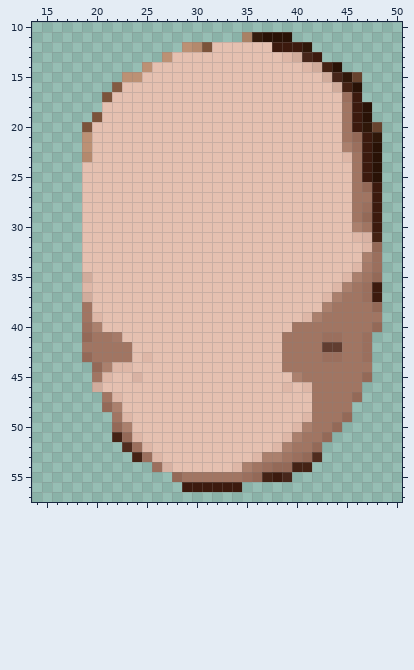
Two states of a pixel-art sprite, res/face/face_1_f.png. That is the earlier state.
The file is 64x64 pixels. Colours within 5 levels of each other are drawn and written as one. Shown: x 14..50, y 10..57.
New version:
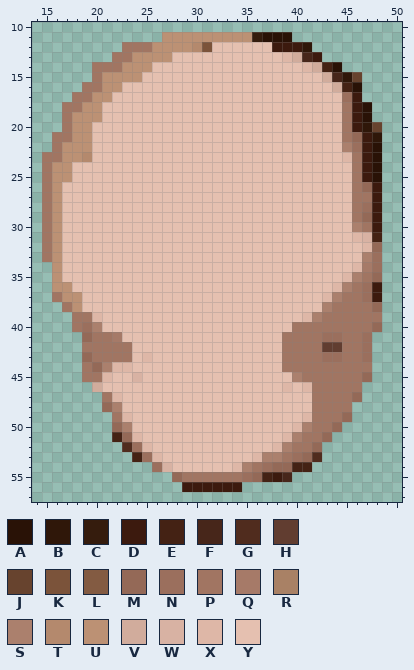
Palette (. is transparent): A #291206  B #2f1709  C #351c0d  D #3c1a0e  E #442214  F #47261a  G #502c1e  H #613d30  J #67432e  K #7b533a  L #835b42  M #946957  N #9b6f5d  P #a17562  Q #a67a68  R #a98165  S #ab806d  T #b4896d  U #bc9174  V #d1ac9c  W #d8b2a3  X #deb7a7  Y #e5c0b0
The author wrote: fill in gaps of face and hair
From old to new:
@@ x 14..37 @@
 10 ........................
-11 .....................RCA
-12 ...............UTKYYYYYY
-13 .............UYYYYYYYYYY
-14 ...........UYYYYYYYYYYYY
-15 .........UUYYYYYYYYYYYYY
-16 ........LYYYYYYYYYYYYYYY
-17 .......KYYYYYYYYYYYYYYYY
-18 .......YYYYYYYYYYYYYYYYY
-19 ......KYYYYYYYYYYYYYYYYY
-20 .....KYYYYYYYYYYYYYYYYYY
-21 .....UYYYYYYYYYYYYYYYYYY
-22 .....UYYYYYYYYYYYYYYYYYY
-23 .....TYYYYYYYYYYYYYYYYYY
-24 .....YYYYYYYYYYYYYYYYYYY
-25 .....YYYYYYYYYYYYYYYYYYY
-26 .....YYYYYYYYYYYYYYYYYYY
-27 .....YYYYYYYYYYYYYYYYYYY
-28 .....YYYYYYYYYYYYYYYYYYY
-29 .....YYYYYYYYYYYYYYYYYYY
-30 .....YYYYYYYYYYYYYYYYYYY
-31 .....YYYYYYYYYYYYYYYYYYY
-32 .....YYYYYYYYYYYYYYYYYYY
-33 .....YYYYYYYYYYYYYYYYYYY
-34 .....YYYYYYYYYYYYYYYYYYY
-35 .....VYYYYYYYYYYYYYYYYYY
-36 .....XYYYYYYYYYYYYYYYYYY
-37 .....VYYYYYYYYYYYYYYYYYY
-38 .....PYYYYYYYYYYYYYYYYYY
-39 .....PXYYYYYYYYYYYYYYYYY
-40 .....NSYYYYYYYYYYYYYYYYY
+11 .............UUUUUUUUUCA
+12 .........PPPUUUUTKYYYYYY
+13 ........PPUUUUYYYYYYYYYY
+14 ......PPPUUUYYYYYYYYYYYY
+15 ......PUUUUYYYYYYYYYYYYY
+16 .....PPUUYYYYYYYYYYYYYYY
+17 ....PPUUYYYYYYYYYYYYYYYY
+18 ...PPUUYYYYYYYYYYYYYYYYY
+19 ...PUUUYYYYYYYYYYYYYYYYY
+20 ...PUUYYYYYYYYYYYYYYYYYY
+21 ..PPUUYYYYYYYYYYYYYYYYYY
+22 ..PUUUYYYYYYYYYYYYYYYYYY
+23 .PPUUTYYYYYYYYYYYYYYYYYY
+24 .PUUYYYYYYYYYYYYYYYYYYYY
+25 .PUUYYYYYYYYYYYYYYYYYYYY
+26 .PUYYYYYYYYYYYYYYYYYYYYY
+27 .PUYYYYYYYYYYYYYYYYYYYYY
+28 .PUYYYYYYYYYYYYYYYYYYYYY
+29 .PUYYYYYYYYYYYYYYYYYYYYY
+30 .PUYYYYYYYYYYYYYYYYYYYYY
+31 .PUYYYYYYYYYYYYYYYYYYYYY
+32 .PUYYYYYYYYYYYYYYYYYYYYY
+33 .PUYYYYYYYYYYYYYYYYYYYYY
+34 ..UYYYYYYYYYYYYYYYYYYYYY
+35 ..UYYYYYYYYYYYYYYYYYYYYY
+36 ..UUYYYYYYYYYYYYYYYYYYYY
+37 ..PUUYYYYYYYYYYYYYYYYYYY
+38 ...PUYYYYYYYYYYYYYYYYYYY
+39 ....PPXYYYYYYYYYYYYYYYYY
+40 ....PNSYYYYYYYYYYYYYYYYY
 41 .....MPPQYYYYYYYYYYYYYYY
@@ x 17..21 @@
 43 ..MPP
-44 ...MS
-45 ...PX
+44 ..PMS
+45 ..PPX
 46 ...VY
Changed places in both pictures, as pixel boxes (x1, y1, x2, y2):
changed: (42, 32, 252, 382)
